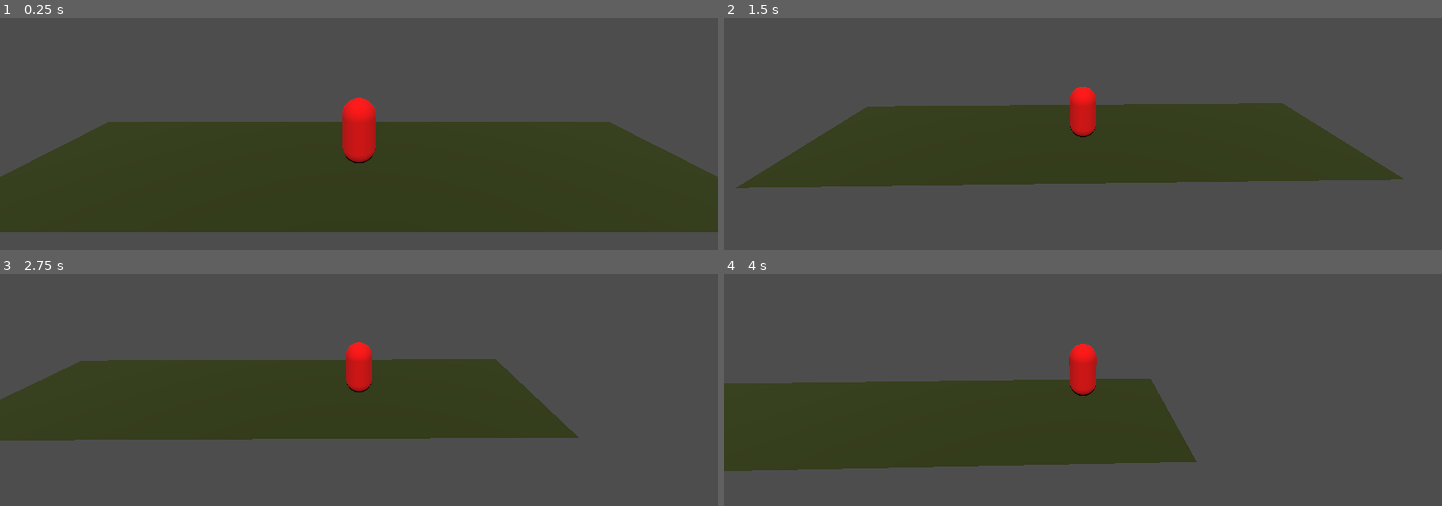
Above: before the commit, frames 1-4 (two rows, left to right).
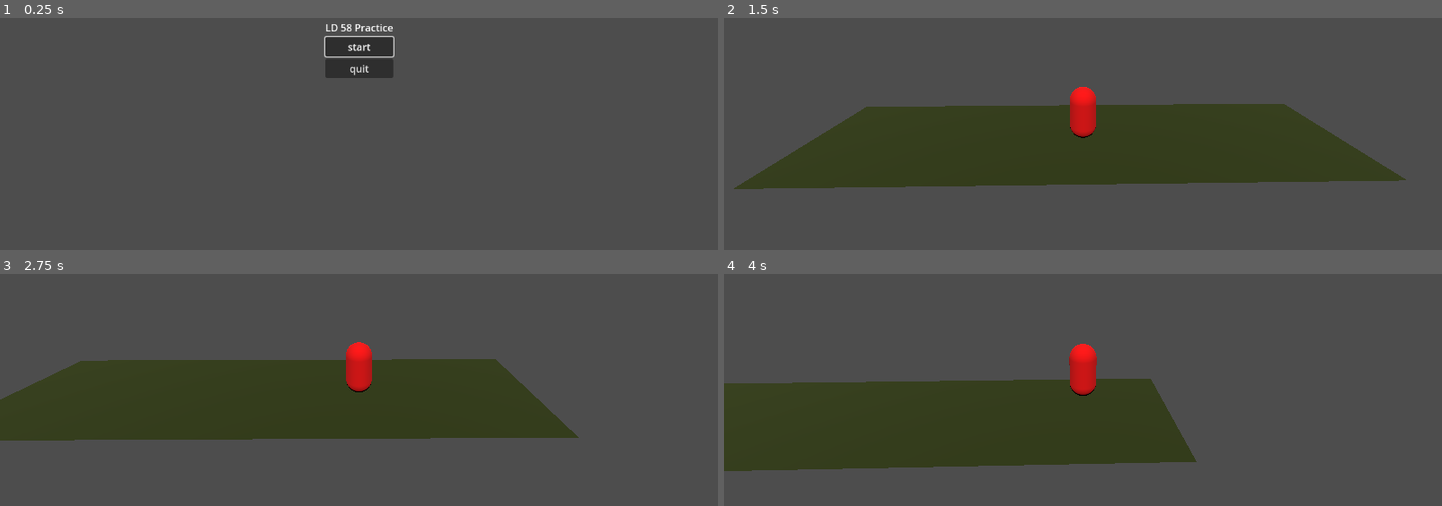
Above: after the commit, the same moments.

Repository: mswieboda/ld-58-practice
Game: Godot game, scene res://scenes/main_menu.tscn
Two runs of this game, one before a commit and one after it. Both use one fixed random seed, a clock stepped at 60 frames per second and the inputs below. Before the commit the project starts from res://scenes/world.tscn.
Inputs (mouse positions are in pixels of both pictures, inside the frame that each line leads up to):
- Up to frame 1 (0.25 s): no input
- Up to frame 2 (1.5 s): click (1083, 45) at 0.5 s, where only the run after the commit has a clickable "start"; hold D (move_right) from 1.28 s (still down)
- Up to frame 3 (2.75 s): tap Space (jump) at 1.52, 2.27 s; release D (move_right) at 2.03 s; hold S (move_down) from 2.03 s (still down)
- Up to frame 4 (4 s): release S (move_down) at 2.78 s; hold D (move_right) 2.78-3.53 s; hold W (move_up) from 3.53 s (still down); tap Space (jump) at 3.77 s

The runs differ from the first frame. In frame 1, 46% of the frame differs, in the area x 0-100%, y 2-93%; in frame 2, 0.6%; in frame 3, less than 0.1%; in frame 4, nothing differs.

Commit message:
adds main menu

Diff:
--- a/project.godot
+++ b/project.godot
@@ -11,7 +11,7 @@
 [application]
 
 config/name="ld 58 practice"
-run/main_scene="uid://c7whyevruygfq"
+run/main_scene="uid://cexdy8g5e0iyk"
 config/features=PackedStringArray("4.5", "GL Compatibility")
 config/icon="res://icon.svg"
 
--- /dev/null
+++ b/scenes/main_menu.gd
@@ -0,0 +1,24 @@
+extends Control
+
+# References to UI elements
+@onready var start_button: Button = $vbox/start
+@onready var quit_button: Button = $vbox/quit
+
+# Path to the main game scene
+const WORLD_SCENE: String = "res://scenes/world.tscn"
+
+func _ready():
+    # Connect button signals
+    start_button.pressed.connect(_on_start_button_pressed)
+    quit_button.pressed.connect(_on_quit_button_pressed)
+
+    # Optional: Set button focus for keyboard navigation
+    start_button.grab_focus()
+
+func _on_start_button_pressed() -> void:
+    # Load and change to the game scene
+    get_tree().change_scene_to_file(WORLD_SCENE)
+
+func _on_quit_button_pressed() -> void:
+    # Quit the game
+    get_tree().quit()
--- /dev/null
+++ b/scenes/main_menu.tscn
@@ -0,0 +1,39 @@
+[gd_scene load_steps=2 format=3 uid="uid://cexdy8g5e0iyk"]
+
+[ext_resource type="Script" uid="uid://bwfxihy33e4ss" path="res://scenes/main_menu.gd" id="1_l6cm7"]
+
+[node name="main_menu" type="Control"]
+layout_mode = 3
+anchors_preset = 15
+anchor_right = 1.0
+anchor_bottom = 1.0
+grow_horizontal = 2
+grow_vertical = 2
+script = ExtResource("1_l6cm7")
+
+[node name="vbox" type="VBoxContainer" parent="."]
+layout_mode = 1
+anchors_preset = 8
+anchor_left = 0.5
+anchor_top = 0.5
+anchor_right = 0.5
+anchor_bottom = 0.5
+offset_left = -4.0
+offset_top = -23.5
+offset_right = 4.0
+offset_bottom = 23.5
+grow_horizontal = 2
+grow_vertical = 2
+alignment = 1
+
+[node name="title" type="Label" parent="vbox"]
+layout_mode = 2
+text = "LD 58 Practice"
+
+[node name="start" type="Button" parent="vbox"]
+layout_mode = 2
+text = "start"
+
+[node name="quit" type="Button" parent="vbox"]
+layout_mode = 2
+text = "quit"
Not shown, added: scenes/main_menu.gd.uid
